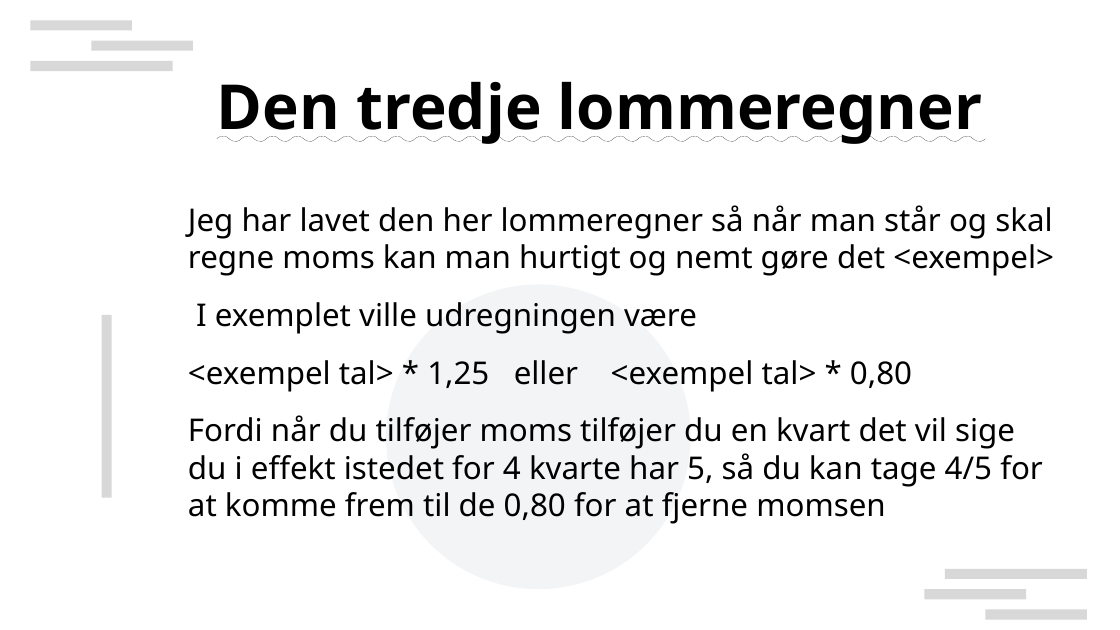
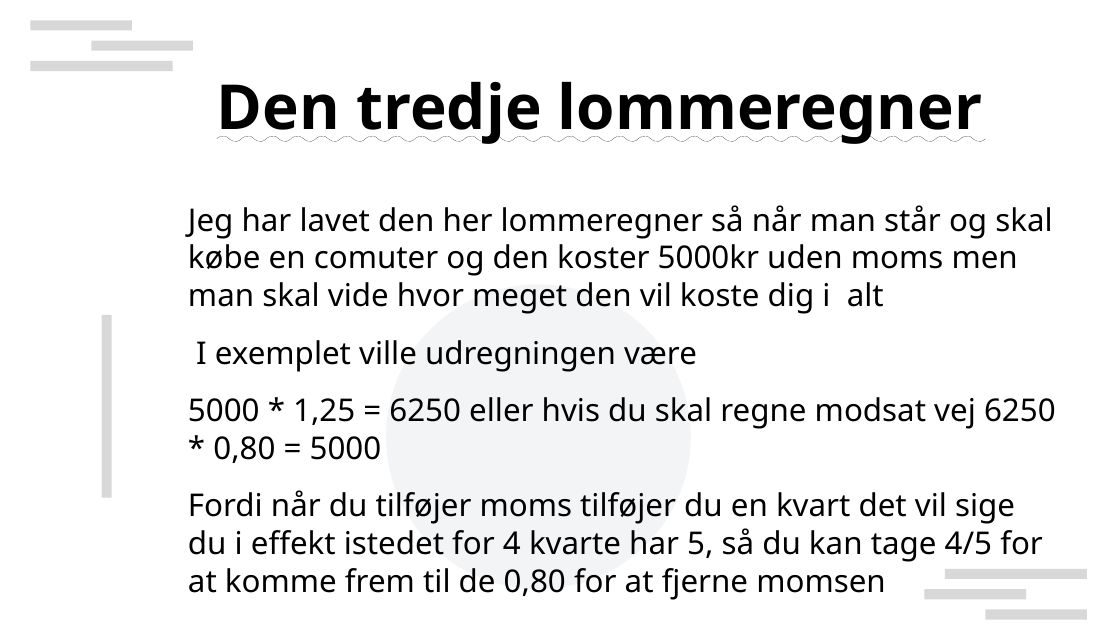
Before and after one commit to Oliper202020/mathExam, a slide deck: slide 5 of math-presentation.odp. Drawn at 1120x630 pixels with LibreOffice and Linux fonts; fonts in the diff are those of the drawing; background and template pictures are left out. Boxes give left, top, right and bottom in pixels: in the first picture for what was removed or moved away, otherwise in the second. Text is boxed around its words. In the diff, an @@ line names an element or a change of style, - is before the commit and + after.

```diff
--- a/math-presentation.odp
+++ b/math-presentation.odp
@@ text at (188, 205, 1052, 314): text changed @@
-Jeg har lavet den her lommeregner så når man står og skal regne moms kan man hurtigt og nemt gøre det <exempel>
+Jeg har lavet den her lommeregner så når man står og skal købe en comuter og den koster 5000kr uden moms men man skal vide hvor meget den vil koste dig i alt
@@ text at (188, 397, 1056, 463): text changed @@
-<exempel tal> * 1,25 eller <exempel tal> * 0,80
+5000 * 1,25 = 6250 eller hvis du skal regne modsat vej 6250 * 0,80 = 5000
```
Also in this commit, not shown: 2 other slides changed, 1 other file.
